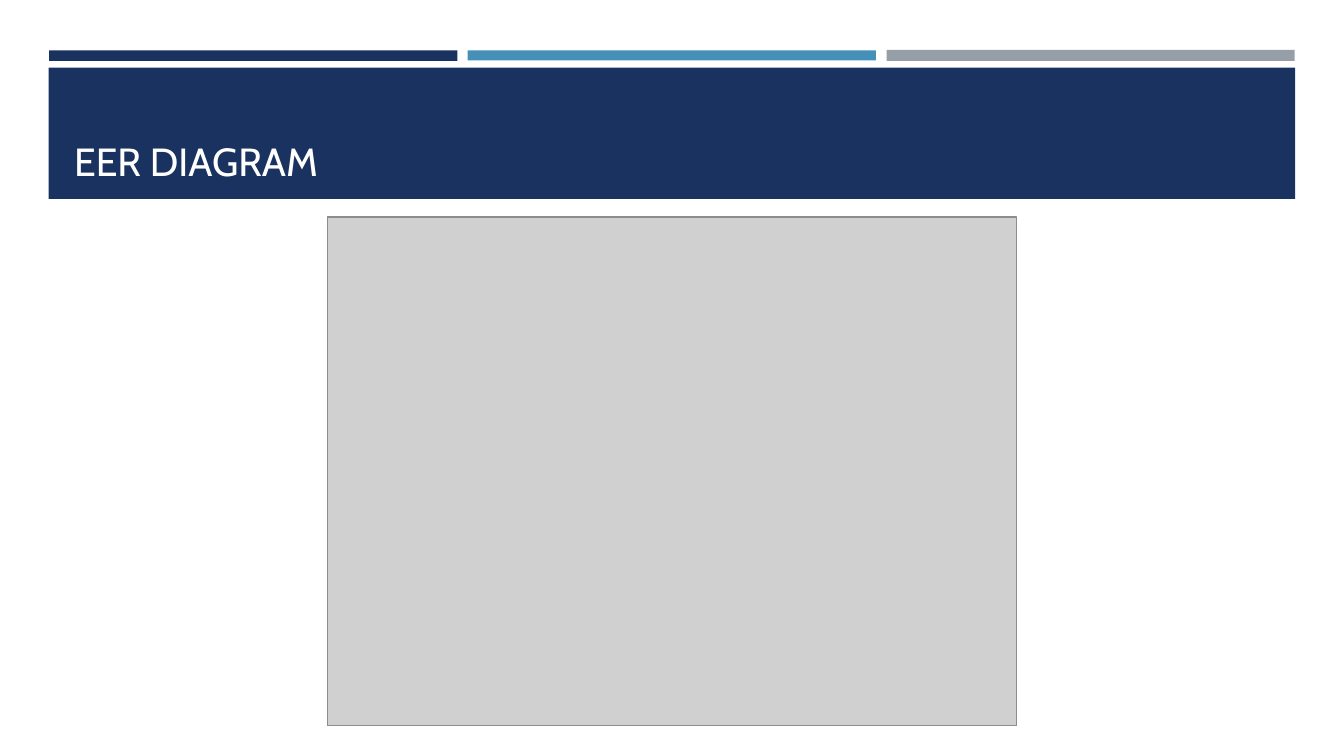
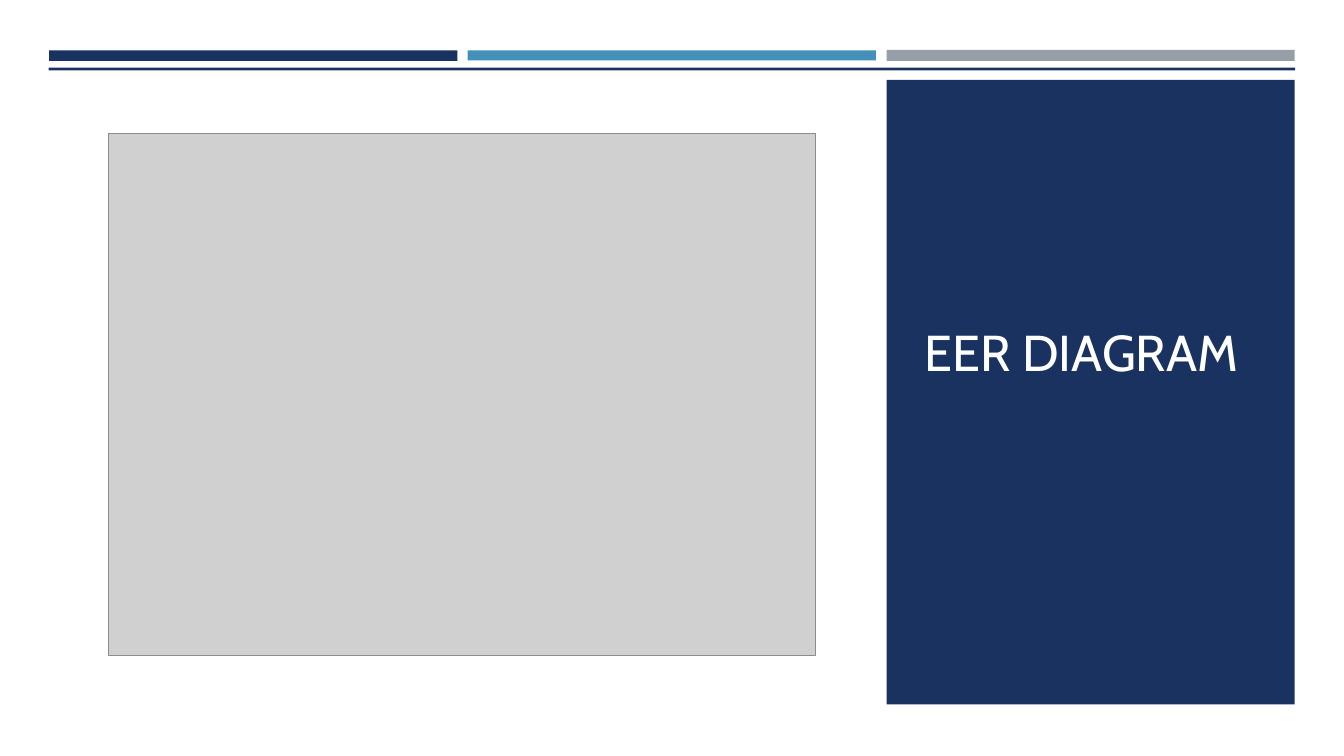
Before and after one commit to mattfarrow1/7330-term-project, a slide deck: slide 10 of docs/Analyzing_Jeopardy_Data.pptx. Drawn at 1344x756 pixels with LibreOffice and Linux fonts; fonts in the diff are those of the drawing; grey boxes stand for pictures. Boxes give left, top, right and bottom in pixels: in the first picture for what was removed or moved away, otherwise in the second. Text is boxed around its words. In the diff, an @@ line names an element or a change of style, - is before the commit and + after.

Commit message:
updated ppt

```diff
--- a/docs/Analyzing_Jeopardy_Data.pptx
+++ b/docs/Analyzing_Jeopardy_Data.pptx
@@ rectangle added at bbox=[0, 71, 1344, 756], fill #FFFFFF @@
@@ rectangle added at bbox=[886, 80, 1295, 705], fill #1A3260 @@
@@ picture: place and size @@
-picture at bbox=[328, 217, 1017, 726]
+picture at bbox=[108, 133, 816, 655]
@@ title "EER DIAGRAM": place and size @@
-title "EER DIAGRAM" at bbox=[74, 148, 318, 177]
+title "EER DIAGRAM" at bbox=[925, 335, 1238, 372]
@@ title "EER DIAGRAM" at bbox=[925, 335, 1238, 372]: size 28 to 36 pt @@
```
Also in this commit, not shown: 6 other slides changed, 4 slides added, 3 slides removed.
